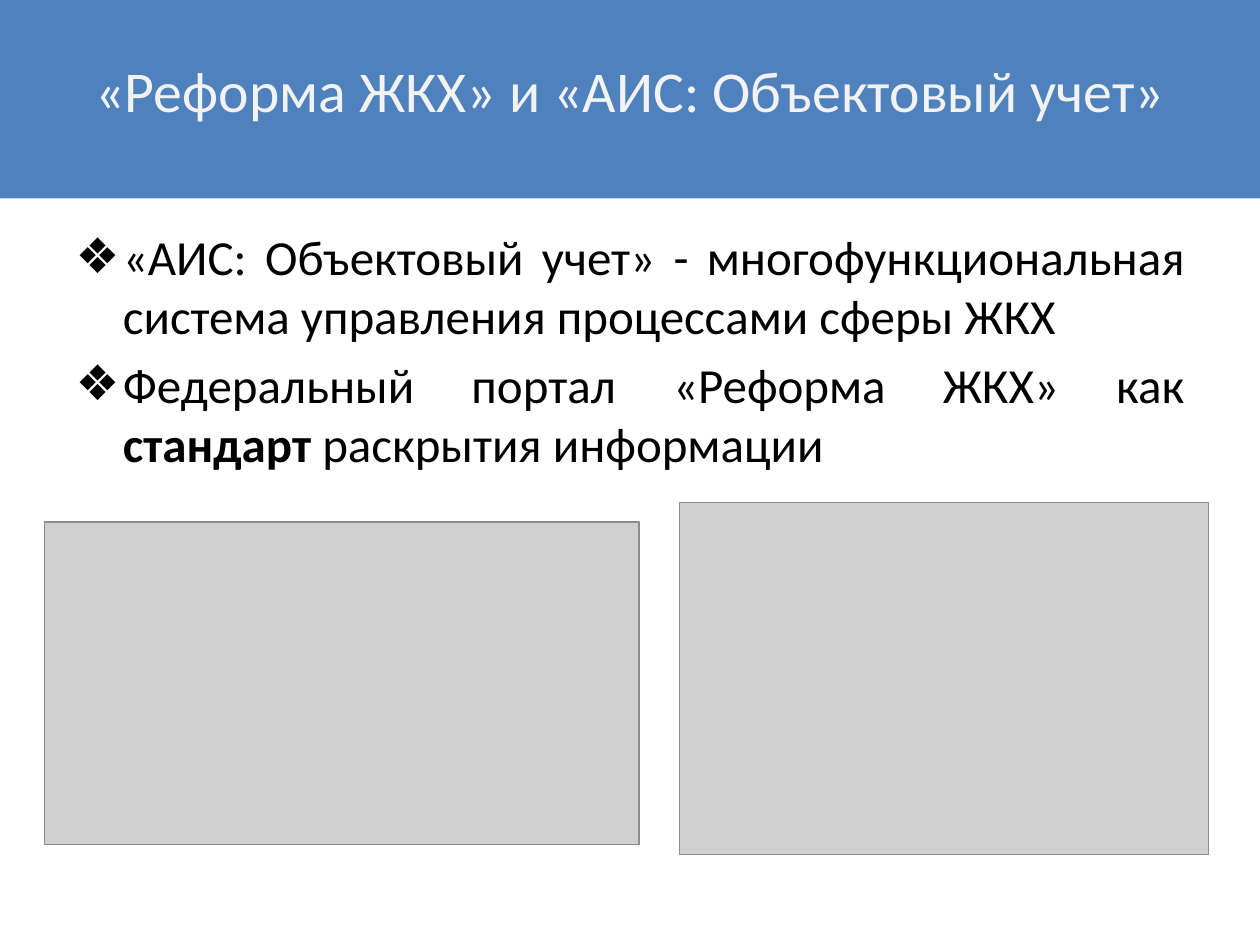
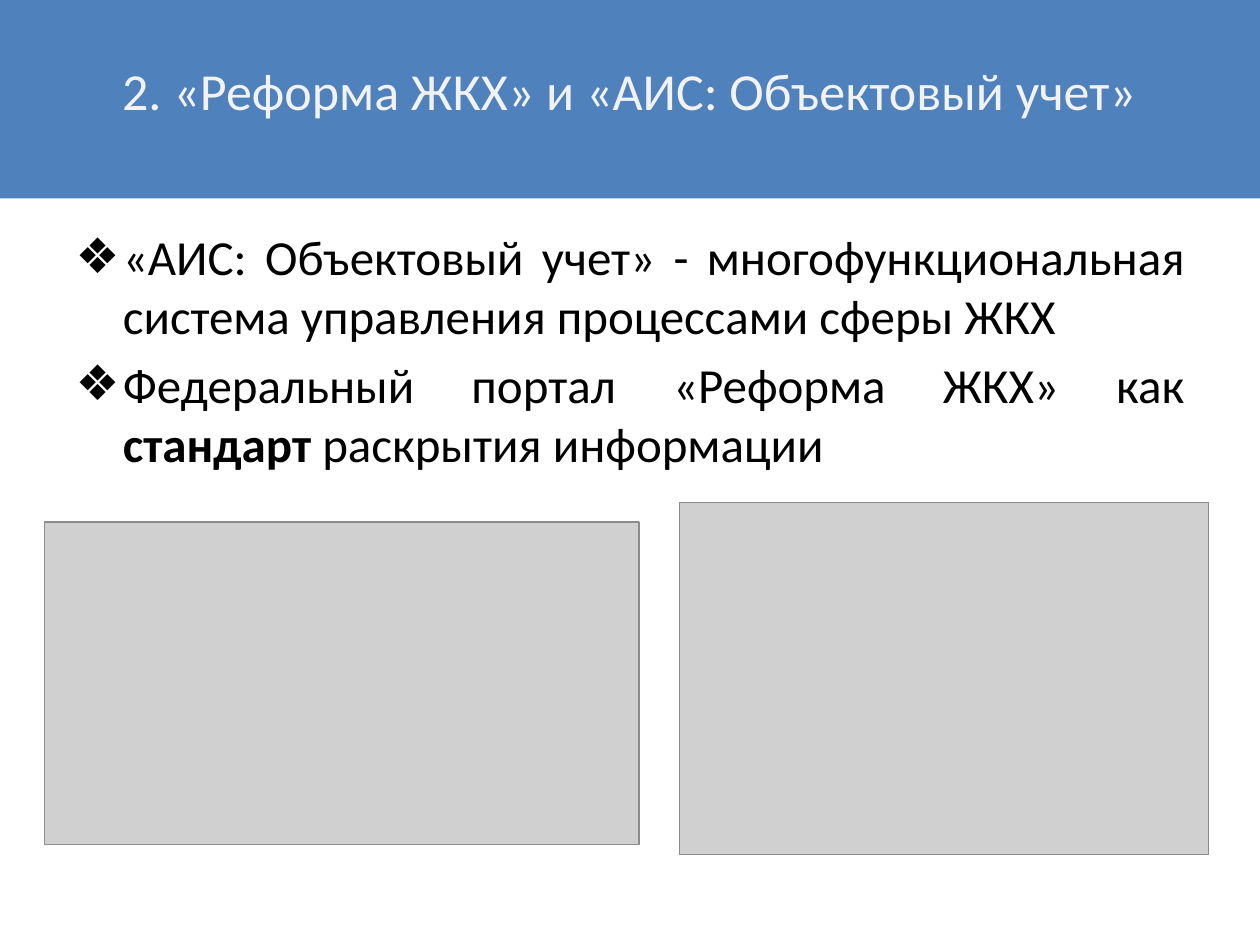
Before and after one commit to Alexeyyy/Diploma_doc, a slide deck: slide 3 of Презентация/Презентация_Желепов.pptx. Drawn at 1260x945 pixels with LibreOffice and Linux fonts; fonts in the diff are those of the drawing; grey boxes stand for pictures. Boxes give left, top, right and bottom in pixels: in the first picture for what was removed or moved away, otherwise in the second. Text is boxed around its words. In the diff, an @@ line names an element or a change of style, - is before the commit and + after.

```diff
--- a/Презентация/Презентация_Желепов.pptx
+++ b/Презентация/Презентация_Желепов.pptx
@@ text at [122,74,1136,119]: text changed; size 33 to 29.7 pt @@
-«Реформа ЖКХ» и «АИС: Объектовый учет»
+2. «Реформа ЖКХ» и «АИС: Объектовый учет»
```
Also in this commit, not shown: 6 other slides changed, 2 slides added, 6 other files.
